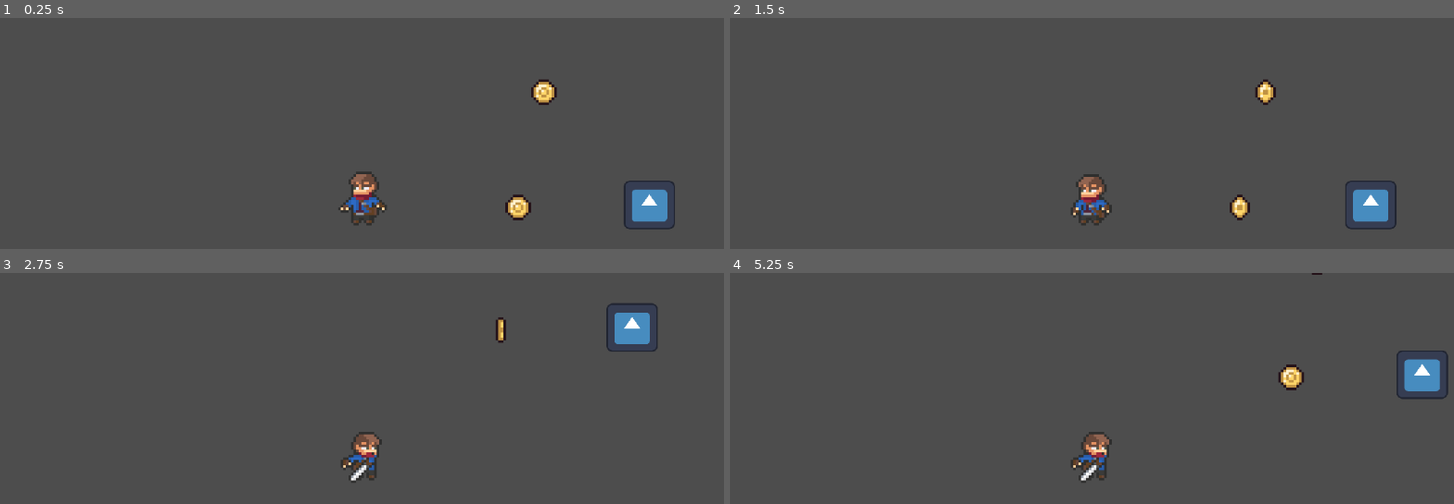
Above: before the commit, frames 1-4 (two rows, left to right).
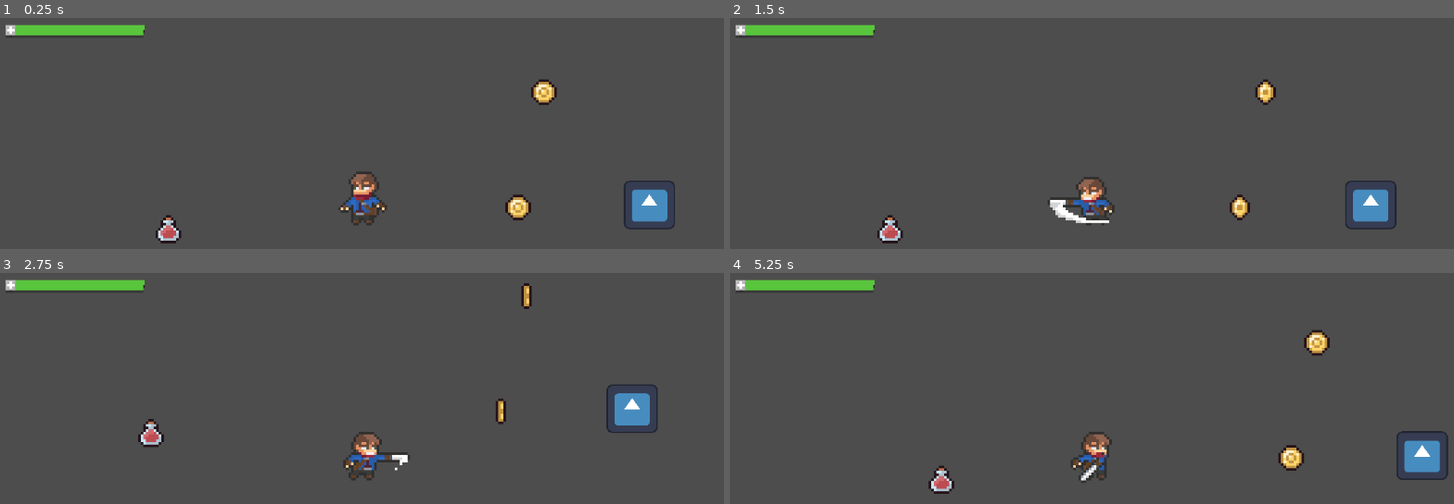
Above: after the commit, the same moments.

Repository: mechaman122/DATN2
Game: Godot game, scene res://scenes/game.tscn
The game is run twice, just before and just after one commit, with the same random seed, the same clock (stepped at 60 frames per second) and the same inputs. The engine's default icon, where the game draws it, is replaced by a stand-in: a white triangle on a blue panel in a dark square.
Inputs (mouse positions are in pixels of both pictures, inside the frame that each line leads up to):
- Up to frame 1 (0.25 s): no input
- Up to frame 2 (1.5 s): move the mouse to (1258, 205) at 0.52 s; press the mouse at (1258, 205) at 0.53 s; hold D (move_right) 0.53-1.28 s; move the mouse to (947, 246) at 1.27 s; release the mouse at (947, 246) at 1.28 s; hold S (move_down) from 1.28 s (still down); click (947, 246) at 1.35 s
- Up to frame 3 (2.75 s): move the mouse to (434, 388) at 2.02 s; release S (move_down) at 2.03 s; press the mouse at (434, 388) at 2.03 s; hold D (move_right) from 2.03 s (still down)
- Up to frame 4 (5.25 s): move the mouse to (outside the picture) at 2.77 s; release D (move_right) at 2.78 s; release the mouse at (outside the picture) at 2.78 s; hold W (move_up) 2.78-3.53 s; click (outside the picture) at 2.85 s; move the mouse to (outside the picture) at 3.52 s; press the mouse at (outside the picture) at 3.53 s; hold A (move_left) 3.53-5.03 s; move the mouse to (874, 418) at 4.27 s; release the mouse at (874, 418) at 4.28 s; click (874, 418) at 4.35 s; move the mouse to (1128, 480) at 5.02 s; press the mouse at (1128, 480) at 5.03 s; hold S (move_down) from 5.03 s (still down)

The runs differ from the first frame. In frame 1, 1.2% of the frame differs, in the area x 0-26%, y 2-98%; in frame 2, 2.1%; in frame 3, 3.7%; in frame 4, 4.0%, in the area x 0-100%, y 0-96%.

Commit message:
Add new sprite assets and hitbox class

Diff:
--- /dev/null
+++ b/collectibles/health_potion.gd
@@ -0,0 +1,14 @@
+extends Node2D
+
+
+func _on_hurtbox_area_entered(area):
+	print(area)
+	print(area.get_parent())
+	# check if the parent of the area is the player
+	if area.get_parent() is Player:
+		# get the health component of the player
+		var health = area.get_parent().get_node("Health")
+		# increase the health of the player
+		health.health += 1
+		# remove the health potion from the scene
+		queue_free()
--- /dev/null
+++ b/collectibles/health_potion.tscn
@@ -0,0 +1,51 @@
+[gd_scene load_steps=9 format=3 uid="uid://cba41v3c42exf"]
+
+[ext_resource type="Texture2D" uid="uid://ckgj48bwu48q8" path="res://assets/sprites/collectibles/flasks/flasks_4_1.png" id="1_bddew"]
+[ext_resource type="Script" path="res://collectibles/health_potion.gd" id="1_q18lm"]
+[ext_resource type="Texture2D" uid="uid://dgcalrr50fjsc" path="res://assets/sprites/collectibles/flasks/flasks_4_2.png" id="2_c1v2q"]
+[ext_resource type="Texture2D" uid="uid://c8xprjcxi7ftu" path="res://assets/sprites/collectibles/flasks/flasks_4_3.png" id="3_cbwa2"]
+[ext_resource type="Texture2D" uid="uid://c1ekpc5blent1" path="res://assets/sprites/collectibles/flasks/flasks_4_4.png" id="4_qndry"]
+[ext_resource type="PackedScene" uid="uid://c4urdvaatn2no" path="res://hitboxes/hurtbox.tscn" id="5_rhp4a"]
+
+[sub_resource type="SpriteFrames" id="SpriteFrames_tktwk"]
+animations = [{
+"frames": [{
+"duration": 1.0,
+"texture": ExtResource("1_bddew")
+}, {
+"duration": 1.0,
+"texture": ExtResource("2_c1v2q")
+}, {
+"duration": 1.0,
+"texture": ExtResource("3_cbwa2")
+}, {
+"duration": 1.0,
+"texture": ExtResource("4_qndry")
+}],
+"loop": true,
+"name": &"idle",
+"speed": 2.0
+}]
+
+[sub_resource type="CapsuleShape2D" id="CapsuleShape2D_gf4b1"]
+radius = 5.0
+height = 14.0
+
+[node name="health_potion" type="Node2D"]
+script = ExtResource("1_q18lm")
+
+[node name="AnimatedSprite2D" type="AnimatedSprite2D" parent="."]
+sprite_frames = SubResource("SpriteFrames_tktwk")
+animation = &"idle"
+frame_progress = 0.371824
+
+[node name="Hurtbox" parent="." instance=ExtResource("5_rhp4a")]
+collision_layer = 8
+collision_mask = 2
+
+[node name="CollisionShape2D" parent="Hurtbox" index="0"]
+shape = SubResource("CapsuleShape2D_gf4b1")
+
+[connection signal="area_entered" from="Hurtbox" to="." method="_on_hurtbox_area_entered"]
+
+[editable path="Hurtbox"]
--- /dev/null
+++ b/hitboxes/hitbox.gd
@@ -0,0 +1,10 @@
+class_name Hitbox
+extends Area2D
+
+@export var damage: int = 1: set = set_damage, get = get_damage
+
+func set_damage(value: int):
+	damage = value
+
+func get_damage() -> int:
+	return damage
--- a/hitboxes/hitbox.tscn
+++ b/hitboxes/hitbox.tscn
@@ -1,5 +1,8 @@
-[gd_scene format=3 uid="uid://c2deh2ka3p3xy"]
+[gd_scene load_steps=2 format=3 uid="uid://c2deh2ka3p3xy"]
+
+[ext_resource type="Script" path="res://hitboxes/hitbox.gd" id="1_jawo1"]
 
 [node name="Hitbox" type="Area2D"]
+script = ExtResource("1_jawo1")
 
 [node name="CollisionShape2D" type="CollisionShape2D" parent="."]
--- /dev/null
+++ b/hitboxes/hurtbox.gd
@@ -0,0 +1,15 @@
+class_name Hurtbox
+extends Area2D
+
+
+signal received_damage(damage: int)
+
+@export var health: Health
+
+func _ready() -> void:
+	connect("area_entered", _on_area_entered)
+
+func _on_area_entered(hitbox: Hitbox) -> void:
+	if hitbox != null:
+		health.health -= hitbox.damage
+		received_damage.emit(hitbox.damage)
--- a/hitboxes/hurtbox.tscn
+++ b/hitboxes/hurtbox.tscn
@@ -1,5 +1,8 @@
-[gd_scene format=3 uid="uid://c4urdvaatn2no"]
+[gd_scene load_steps=2 format=3 uid="uid://c4urdvaatn2no"]
+
+[ext_resource type="Script" path="res://hitboxes/hurtbox.gd" id="1_apo77"]
 
 [node name="Hurtbox" type="Area2D"]
+script = ExtResource("1_apo77")
 
 [node name="CollisionShape2D" type="CollisionShape2D" parent="."]
--- /dev/null
+++ b/interface/gold_counter.tscn
@@ -0,0 +1,40 @@
+[gd_scene load_steps=2 format=3 uid="uid://bhcko0vln6fe"]
+
+[ext_resource type="Texture2D" uid="uid://dtmcenr1s0xye" path="res://assets/sprites/collectibles/coin/coin_1.png" id="1_0kd24"]
+
+[node name="gold_counter" type="NinePatchRect"]
+offset_right = 97.0
+offset_bottom = 100.0
+patch_margin_left = 8
+patch_margin_top = 8
+patch_margin_right = 8
+patch_margin_bottom = 8
+
+[node name="Icon" type="TextureRect" parent="."]
+layout_mode = 1
+anchors_preset = 6
+anchor_left = 1.0
+anchor_top = 0.5
+anchor_right = 1.0
+anchor_bottom = 0.5
+offset_left = -53.0
+offset_top = -37.0
+offset_right = 8.0
+offset_bottom = 38.0
+grow_horizontal = 0
+grow_vertical = 2
+texture = ExtResource("1_0kd24")
+expand_mode = 1
+stretch_mode = 5
+
+[node name="Label" type="Label" parent="."]
+layout_mode = 1
+anchors_preset = 4
+anchor_top = 0.5
+anchor_bottom = 0.5
+offset_top = -11.0
+offset_right = 54.0
+offset_bottom = 12.0
+grow_vertical = 2
+text = "19"
+horizontal_alignment = 1
--- a/interface/interface.tscn
+++ b/interface/interface.tscn
@@ -1,9 +1,7 @@
-[gd_scene format=3 uid="uid://cmlvksdm3h5h2"]
+[gd_scene load_steps=2 format=3 uid="uid://cmlvksdm3h5h2"]
 
-[node name="Interface" type="Control"]
-layout_mode = 3
-anchors_preset = 15
-anchor_right = 1.0
-anchor_bottom = 1.0
-grow_horizontal = 2
-grow_vertical = 2
+[ext_resource type="PackedScene" uid="uid://bublwbqgnah8x" path="res://interface/life_bar.tscn" id="1_exidw"]
+
+[node name="Interface" type="CanvasLayer"]
+
+[node name="LifeBar" parent="." instance=ExtResource("1_exidw")]
--- /dev/null
+++ b/interface/life_bar.tscn
@@ -0,0 +1,18 @@
+[gd_scene load_steps=3 format=3 uid="uid://bublwbqgnah8x"]
+
+[ext_resource type="Texture2D" uid="uid://c2255fo5pv55u" path="res://assets/sprites/interface/Health Bar Asset Pack 2 by Adwit Rahman/greenbar (3).png" id="1_lebia"]
+[ext_resource type="Texture2D" uid="uid://cydustipd4m2v" path="res://assets/sprites/interface/Health Bar Asset Pack 2 by Adwit Rahman/greenbar (2).png" id="2_d3dbq"]
+
+[node name="LifeBar" type="HBoxContainer"]
+offset_right = 255.0
+offset_bottom = 42.0
+alignment = 1
+
+[node name="TextureProgressBar" type="TextureProgressBar" parent="."]
+layout_mode = 2
+size_flags_horizontal = 0
+size_flags_vertical = 4
+value = 60.0
+texture_under = ExtResource("1_lebia")
+texture_progress = ExtResource("2_d3dbq")
+texture_progress_offset = Vector2(16, 0)
--- a/project.godot
+++ b/project.godot
@@ -12,7 +12,7 @@
 
 config/name="DATN"
 run/main_scene="res://scenes/game.tscn"
-config/features=PackedStringArray("4.2", "GL Compatibility")
+config/features=PackedStringArray("4.3", "GL Compatibility")
 config/icon="res://icon.svg"
 
 [input]
@@ -24,22 +24,22 @@
 }
 move_left={
 "deadzone": 0.5,
-"events": [Object(InputEventKey,"resource_local_to_scene":fa …(171 unchanged characters)… keycode":65,"key_label":0,"unicode":97,"echo":false,"script":null)
+"events": [Object(InputEventKey,"resource_local_to_scene":fa …(171 unchanged characters)… keycode":65,"key_label":0,"unicode":97,"location":0,"echo":false,"script":null)
 ]
 }
 move_right={
 "deadzone": 0.5,
-"events": [Object(InputEventKey,"resource_local_to_scene":fa …(172 unchanged characters)… eycode":68,"key_label":0,"unicode":100,"echo":false,"script":null)
+"events": [Object(InputEventKey,"resource_local_to_scene":fa …(172 unchanged characters)… eycode":68,"key_label":0,"unicode":100,"location":0,"echo":false,"script":null)
 ]
 }
 move_up={
 "deadzone": 0.5,
-"events": [Object(InputEventKey,"resource_local_to_scene":fa …(172 unchanged characters)… eycode":87,"key_label":0,"unicode":119,"echo":false,"script":null)
+"events": [Object(InputEventKey,"resource_local_to_scene":fa …(172 unchanged characters)… eycode":87,"key_label":0,"unicode":119,"location":0,"echo":false,"script":null)
 ]
 }
 move_down={
 "deadzone": 0.5,
-"events": [Object(InputEventKey,"resource_local_to_scene":fa …(172 unchanged characters)… eycode":83,"key_label":0,"unicode":115,"echo":false,"script":null)
+"events": [Object(InputEventKey,"resource_local_to_scene":fa …(172 unchanged characters)… eycode":83,"key_label":0,"unicode":115,"location":0,"echo":false,"script":null)
 ]
 }
 
--- a/scenes/adventurer.tscn
+++ b/scenes/adventurer.tscn
@@ -1,7 +1,9 @@
-[gd_scene load_steps=69 format=3 uid="uid://2tkmj873jyu3"]
+[gd_scene load_steps=71 format=3 uid="uid://2tkmj873jyu3"]
 
 [ext_resource type="Texture2D" uid="uid://cn25h6f20oytn" path="res://assets/sprites/adventurer/adventurer_sprite.png" id="1_c2cxh"]
 [ext_resource type="Script" path="res://scripts/adventurer.gd" id="1_cfpa1"]
+[ext_resource type="PackedScene" uid="uid://cmlvksdm3h5h2" path="res://interface/interface.tscn" id="2_5tqcb"]
+[ext_resource type="Script" path="res://scripts/health.gd" id="2_6m0bo"]
 [ext_resource type="PackedScene" uid="uid://c4urdvaatn2no" path="res://hitboxes/hurtbox.tscn" id="3_056ev"]
 [ext_resource type="Script" path="res://states/FSM.gd" id="3_nfnxt"]
 [ext_resource type="Script" path="res://states/idle.gd" id="4_0iug0"]
@@ -454,15 +456,22 @@
 [node name="Adventurer" type="CharacterBody2D"]
 script = ExtResource("1_cfpa1")
 
+[node name="Interface" parent="." instance=ExtResource("2_5tqcb")]
+
+[node name="Health" type="Node" parent="."]
+script = ExtResource("2_6m0bo")
+max_health = 3
+
 [node name="AnimatedSprite2D" type="AnimatedSprite2D" parent="."]
 position = Vector2(0, -15)
 sprite_frames = SubResource("SpriteFrames_hbsqt")
 animation = &"melee_2"
 autoplay = "idle"
 
-[node name="Hurtbox" parent="." instance=ExtResource("3_056ev")]
+[node name="Hurtbox" parent="." node_paths=PackedStringArray("health") instance=ExtResource("3_056ev")]
 collision_layer = 2
 collision_mask = 4
+health = NodePath("../Health")
 
 [node name="CollisionShape2D" parent="Hurtbox" index="0"]
 position = Vector2(-2, -9)
@@ -483,6 +492,9 @@
 [node name="Die" type="Node2D" parent="FSM"]
 script = ExtResource("8_7nkeu")
 
-[connection signal="area_entered" from="Hurtbox" to="." method="_on_hurtbox_area_entered"]
-
+[connection signal="health_changed" from="Health" to="." method="_on_health_health_changed"]
+[connection signal="health_depleted" from="Health" to="." method="_on_health_health_depleted"]
+[connection signal="max_health_changed" from="Health" to="." method="_on_health_max_health_changed"]
+
+[editable path="Interface"]
 [editable path="Hurtbox"]
--- a/scenes/game.tscn
+++ b/scenes/game.tscn
@@ -1,22 +1,27 @@
-[gd_scene load_steps=4 format=3 uid="uid://xfcntficuxyx"]
+[gd_scene load_steps=5 format=3 uid="uid://xfcntficuxyx"]
 
 [ext_resource type="PackedScene" uid="uid://2tkmj873jyu3" path="res://scenes/adventurer.tscn" id="1_7c8dh"]
 [ext_resource type="PackedScene" uid="uid://b4a2vbki2mytf" path="res://scenes/damage_area_test.tscn" id="2_abr38"]
 [ext_resource type="PackedScene" uid="uid://cf748of1sxsra" path="res://collectibles/coin.tscn" id="4_8gk2r"]
+[ext_resource type="PackedScene" uid="uid://cba41v3c42exf" path="res://collectibles/health_potion.tscn" id="5_0akn1"]
 
 [node name="Game" type="Node2D"]
 
 [node name="Adventurer" parent="." instance=ExtResource("1_7c8dh")]
-position = Vector2(2, 0)
+position = Vector2(695, 330)
 
 [node name="Camera2D" type="Camera2D" parent="Adventurer"]
 position = Vector2(-2, 0)
 zoom = Vector2(4, 4)
 
 [node name="DamageArea_test" parent="." instance=ExtResource("2_abr38")]
+position = Vector2(693, 330)
 
 [node name="Coin" parent="." instance=ExtResource("4_8gk2r")]
-position = Vector2(70, -47)
+position = Vector2(763, 283)
 
 [node name="Coin2" parent="." instance=ExtResource("4_8gk2r")]
-position = Vector2(60, -2)
+position = Vector2(753, 328)
+
+[node name="health_potion" parent="." instance=ExtResource("5_0akn1")]
+position = Vector2(617, 332)
--- a/scripts/adventurer.gd
+++ b/scripts/adventurer.gd
@@ -1,19 +1,22 @@
 class_name Player extends CharacterBody2D
 
 const speed = 100.0
-@export var player_hp = 10
-@export var player_max_hp = 12
 
 @onready var animated_sprite = $AnimatedSprite2D
+@onready var health = $Health
+@onready var health_bar = $Interface/LifeBar/TextureProgressBar
+
+func _on_health_health_depleted() -> void:
+	pass
+
+func _ready() -> void:
+	health_bar.value = 100
 
 
-func _on_hurtbox_area_entered(area):
-	player_hp = 0
+func _on_health_health_changed(diff: int) -> void:
+	# change the percentage of the health bar
+	health_bar.value = (float(health.health) / float(health.max_health)) * 100
 
-# func _process(delta):
-# 	# move camera to be in the center point between the player and the mouse
-# 	var camera = get_node("Adventurer/Camera2D")
-# 	var mouse_position = get_global_mouse_position()
-# 	var player_position = global_position
-# 	var center = (mouse_position + player_position) / 2
-# 	camera.global_position = center
+func _on_health_max_health_changed(diff: int) -> void:
+	# change the percentage of the health bar
+	health_bar.value = (float(health.health) / float(health.max_health)) * 100
--- /dev/null
+++ b/scripts/health.gd
@@ -0,0 +1,50 @@
+class_name Health
+extends Node
+
+signal max_health_changed(diff: int)
+signal health_changed(diff: int)
+signal health_depleted
+
+@export var max_health: int = 10: set = set_max_health, get = get_max_health
+@export var immortality: bool = false: set = set_immortality, get = get_immortality
+
+var immortality_timer: Timer = null
+
+@export var health: int = max_health: set = set_health, get = get_health
+
+func set_max_health(value: int):
+	var clamp_value = max(1, value)
+
+	if clamp_value != max_health:
+		var difference = clamp_value - max_health
+		max_health = value
+		emit_signal("max_health_changed", difference)
+
+		if health > max_health:
+			health = max_health
+
+func get_max_health() -> int:
+	return max_health
+
+func set_health(value: int):
+	if value < health and immortality:
+		return
+
+	var clamp_value = clamp(value, 0, max_health)
+
+	if clamp_value != health:
+		var difference = clamp_value - health
+		health = value
+		emit_signal("health_changed", difference)
+
+		if health == 0:
+			emit_signal("health_depleted")
+
+func get_health() -> int:
+	return health
+
+func set_immortality(value: bool):
+	pass
+
+func get_immortality() -> bool:
+	return immortality
--- a/states/idle.gd
+++ b/states/idle.gd
@@ -25,7 +25,7 @@
 	else:
 		player.animated_sprite.offset.x = 0
 
-	if player.player_hp == 0:
+	if player.health.health == 0:
 		finished.emit(DIE)
 	elif Input.is_action_pressed("move_right") or Input.is_action_pressed("move_left") or Input.is_action_pressed("move_down") or Input.is_action_pressed("move_up"):
 		finished.emit(RUN)
--- a/states/melee.gd
+++ b/states/melee.gd
@@ -1,4 +1,5 @@
 extends PlayerState
+var melee_type = 2
 
 func enter(previous_state_path: String, data: Dictionary = {}) -> void:
 	# flip sprite based on mouse position
@@ -12,12 +13,13 @@
 	else:
 		player.animated_sprite.offset.x = 0
 
-	var melee_type = randi() % 2 + 1
-	player.animated_sprite.play("melee_" + str(melee_type))
+	melee_type = (melee_type + 1) % 2
+	var mt = melee_type + 1
+	player.animated_sprite.play("melee_" + str(mt))
 
 func physics_update(delta: float) -> void:
 	# transition to other state after animation finishes
-	if player.player_hp == 0:
+	if player.health.health == 0:
 		finished.emit(DIE)
 	elif (player.animated_sprite.frame == player.animated_sprite.sprite_frames.get_frame_count("melee_2") - 1):
 		finished.emit(IDLE)
--- a/states/run.gd
+++ b/states/run.gd
@@ -21,7 +21,7 @@
 
 	player.move_and_slide()
 
-	if player.player_hp == 0:
+	if player.health.health == 0:
 		finished.emit(DIE)
 	elif not Input.is_action_pressed("move_right") and not Input.is_action_pressed("move_left") and not Input.is_action_pressed("move_down") and not Input.is_action_pressed("move_up"):
 		finished.emit(IDLE)
Binary file added: assets/sprites/collectibles/flasks/flasks_1_1.png
Not shown, added: assets/sprites/collectibles/flasks/flasks_1_1.png.import
Binary file added: assets/sprites/collectibles/flasks/flasks_1_2.png
Not shown, added: assets/sprites/collectibles/flasks/flasks_1_2.png.import
Binary file added: assets/sprites/collectibles/flasks/flasks_1_3.png
Not shown, added: assets/sprites/collectibles/flasks/flasks_1_3.png.import
Binary file added: assets/sprites/collectibles/flasks/flasks_1_4.png
Not shown, added: assets/sprites/collectibles/flasks/flasks_1_4.png.import
Binary file added: assets/sprites/collectibles/flasks/flasks_2_1.png
Not shown, added: assets/sprites/collectibles/flasks/flasks_2_1.png.import
Binary file added: assets/sprites/collectibles/flasks/flasks_2_2.png
Not shown, added: assets/sprites/collectibles/flasks/flasks_2_2.png.import
(and 50 more such lines)
